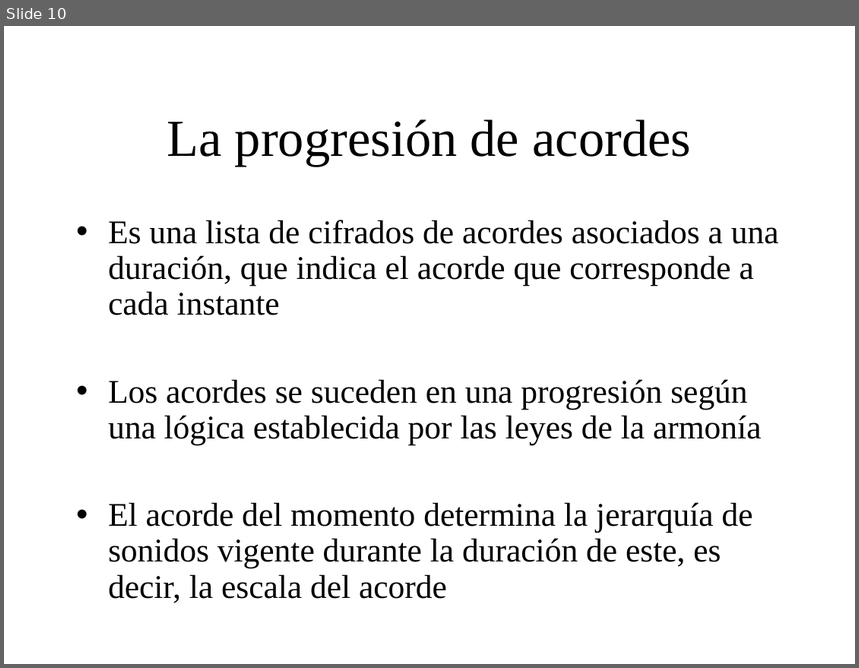
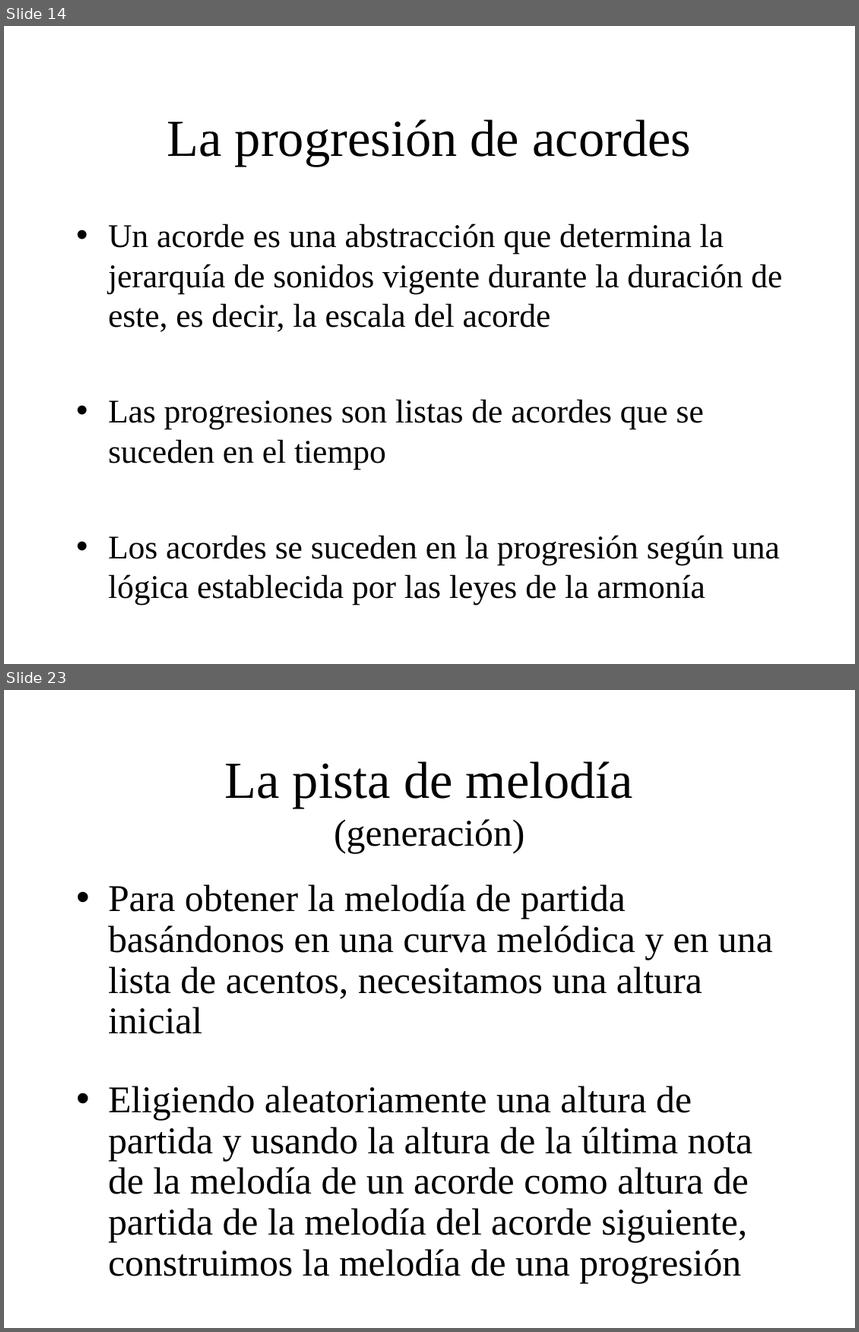
Before and after one commit to BackupTheBerlios/genaro, a slide deck: Documentos/MemoriaSSII/presentacion_proyecto.ppt. Shown one above the other, each under a label of ours: slide 10 before the commit, slides 14 and 23 after it; the slides between them are not shown. The pictures are 859x668 and 859x1332 pixels, drawn with LibreOffice and Linux fonts; fonts in the diff are those of the drawing; background and template pictures are left out. Boxes give left, top, right and bottom in pixels: in the first picture for what was removed or moved away, otherwise in the second. Text is boxed around its words. In the diff, an @@ line names an element or a change of style, - is before the commit and + after.

```diff
--- a/Documentos/MemoriaSSII/presentacion_proyecto.ppt
+++ b/Documentos/MemoriaSSII/presentacion_proyecto.ppt
@@ slide 23 added at (x1=4, y1=690, x2=855, y2=1328), background picture (left out) @@
@@ title added at (x1=225, y1=761, x2=633, y2=853), 44 pt, text #000000 @@
+La pista de melodía
+(generación)
@@ text added at (x1=108, y1=885, x2=773, y2=1284), 32 pt, text #000000 @@
+• Para obtener la melodía de partida basándonos en una curva melódica y en una lista de acentos, necesitamos una altura inicial
+• Eligiendo aleatoriamente una altura de partida y usando la altura de la última nota de la melodía de un acorde como altura de partida de la melodía del acorde siguiente, construimos la melodía de una progresión
@@ what was slide 10 is now slide 14 @@
@@ slide 14 changed as well @@
@@ text at (x1=108, y1=224, x2=782, y2=605): text changed @@
-• Es una lista de cifrados de acordes asociados a una duración, que indica el acorde que corresponde a cada instante
-• Los acordes se suceden en una progresión según una lógica establecida por las leyes de la armonía
-• El acorde del momento determina la jerarquía de sonidos vigente durante la duración de este, es decir, la escala del acorde
+• Un acorde es una abstracción que determina la jerarquía de sonidos vigente durante la duración de este, es decir, la escala del acorde
+• Las progresiones son listas de acordes que se suceden en el tiempo
+• Los acordes se suceden en la progresión según una lógica establecida por las leyes de la armonía
```
Also in this commit, not shown: 7 other slides changed, 16 other slides added, 1 slide removed.
